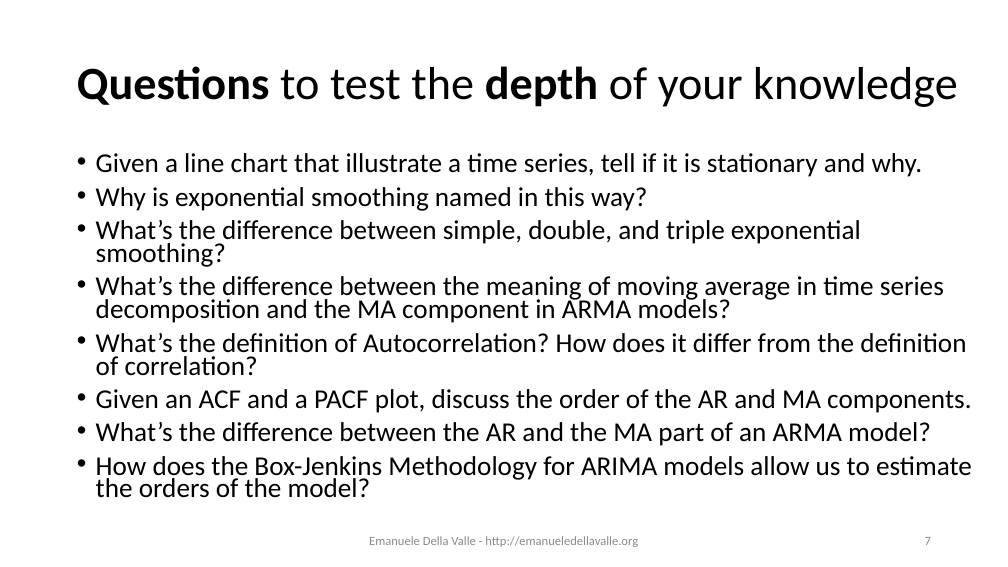
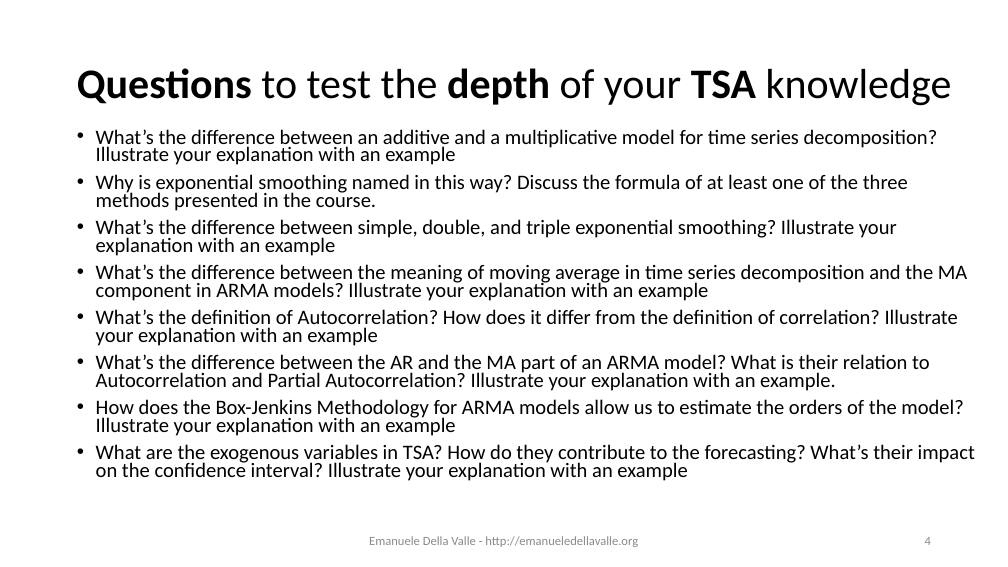
Before and after one commit to emanueledellavalle/streaming-data-analytics, a slide deck: slide 4 of lectures/14_SDS_exam-preview/14_Streaming-Data-Science_exam-preview.pptx (slide 7 before the commit). Drawn at 1008x567 pixels with LibreOffice and Linux fonts; fonts in the diff are those of the drawing. Boxes give left, top, right and bottom in pixels: in the first picture for what was removed or moved away, otherwise in the second. Text is boxed around its words. In the diff, an @@ line names an element or a change of style, - is before the commit and + after.

Commit message:
preparing the exam preview for the SDS part

```diff
--- a/lectures/14_SDS_exam-preview/14_Streaming-Data-Science_exam-preview.pptx
+++ b/lectures/14_SDS_exam-preview/14_Streaming-Data-Science_exam-preview.pptx
@@ title at (x1=77, y1=68, x2=952, y2=106): text changed; size 44 to 40 pt @@
-Questions to test the depth of your knowledge
+Questions to test the depth of your TSA knowledge
@@ text at (x1=96, y1=129, x2=975, y2=481): text changed; size 25.9 to 19.6 pt @@
-• Given a line chart that illustrate a time series, tell if it is stationary and why.
-• Why is exponential smoothing named in this way?
-• What’s the difference between simple, double, and triple exponential smoothing?
-• What’s the difference between the meaning of moving average in time series decomposition and the MA component in ARMA models?
-• What’s the definition of Autocorrelation? How does it differ from the definition of correlation?
-• Given an ACF and a PACF plot, discuss the order of the AR and MA components.
-• What’s the difference between the AR and the MA part of an ARMA model?
-• How does the Box-Jenkins Methodology for ARIMA models allow us to estimate the orders of the model?
+• What’s the difference between an additive and a multiplicative model for time series decomposition? Illustrate your explanation with an example
+• Why is exponential smoothing named in this way? Discuss the formula of at least one of the three methods presented in the course.
+• What’s the difference between simple, double, and triple exponential smoothing? Illustrate your explanation with an example
+• What’s the difference between the meaning of moving average in time series decomposition and the MA component in ARMA models? Illustrate your explanation with an example
+• What’s the definition of Autocorrelation? How does it differ from the definition of correlation? Illustrate your explanation with an example
+• What’s the difference between the AR and the MA part of an ARMA model? What is their relation to Autocorrelation and Partial Autocorrelation? Illustrate your explanation with an example.
+• How does the Box-Jenkins Methodology for ARMA models allow us to estimate the orders of the model? Illustrate your explanation with an example
+• What are the exogenous variables in TSA? How do they contribute to the forecasting? What’s their impact on the confidence interval? Illustrate your explanation with an example
@@ page number at (x1=925, y1=537, x2=931, y2=545): text changed @@
-7
+4
```
Also in this commit, not shown: 10 other slides changed, 2 slides added.
